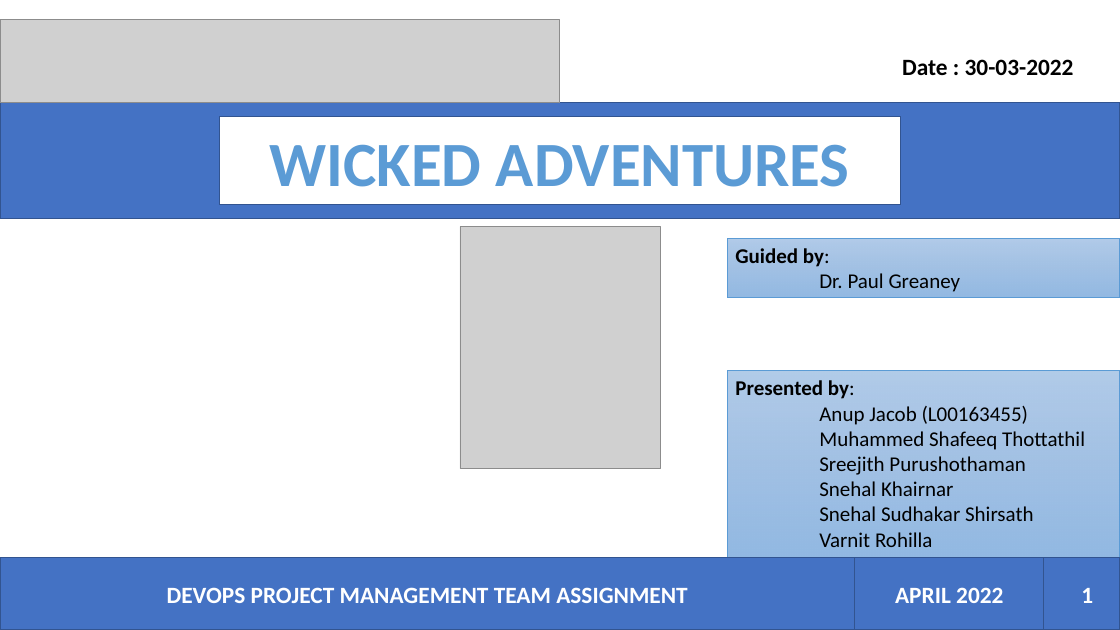
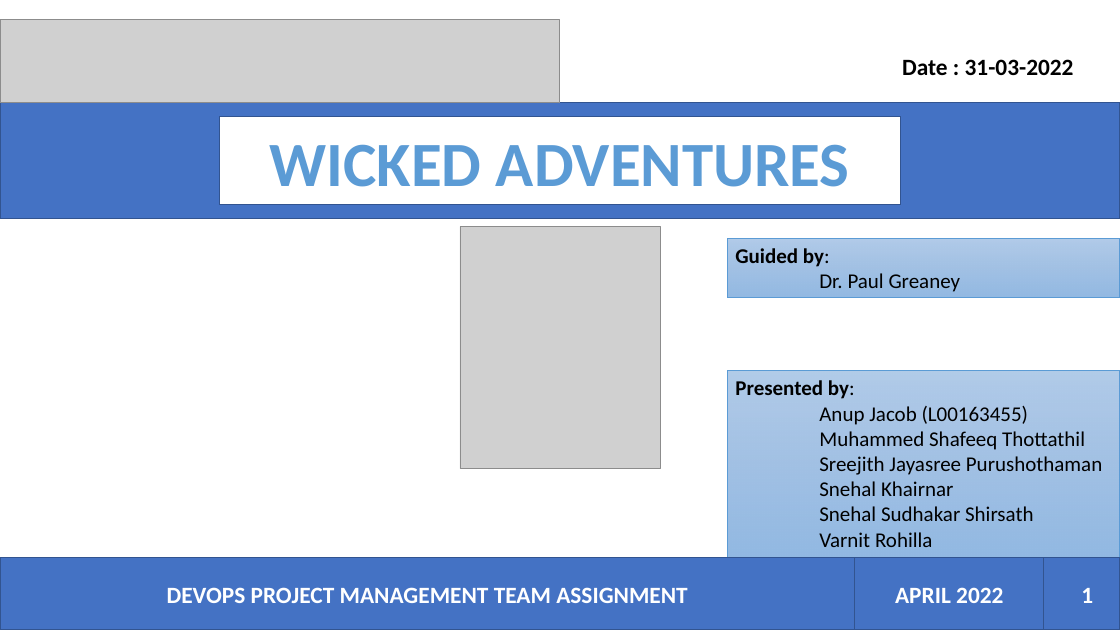
Before and after one commit to devopslecturer/awmsc2022, a slide deck: slide 1 of Wicked Adventures.pptx. Drawn at 1120x630 pixels with LibreOffice and Linux fonts; fonts in the diff are those of the drawing; grey boxes stand for pictures. Boxes give left, top, right and bottom in pixels: in the first picture for what was removed or moved away, otherwise in the second. Text is boxed around its words. In the diff, an @@ line names an element or a change of style, - is before the commit and + after.

Commit message:
Updated the powerpoint with presenters name

```diff
--- a/Wicked Adventures.pptx
+++ b/Wicked Adventures.pptx
@@ text at box(902, 59, 1074, 75): text changed @@
-Date : 30-03-2022
+Date : 31-03-2022
@@ text in rectangle at box(819, 456, 1102, 475): text changed @@
-Sreejith Purushothaman
+Sreejith Jayasree Purushothaman
```
